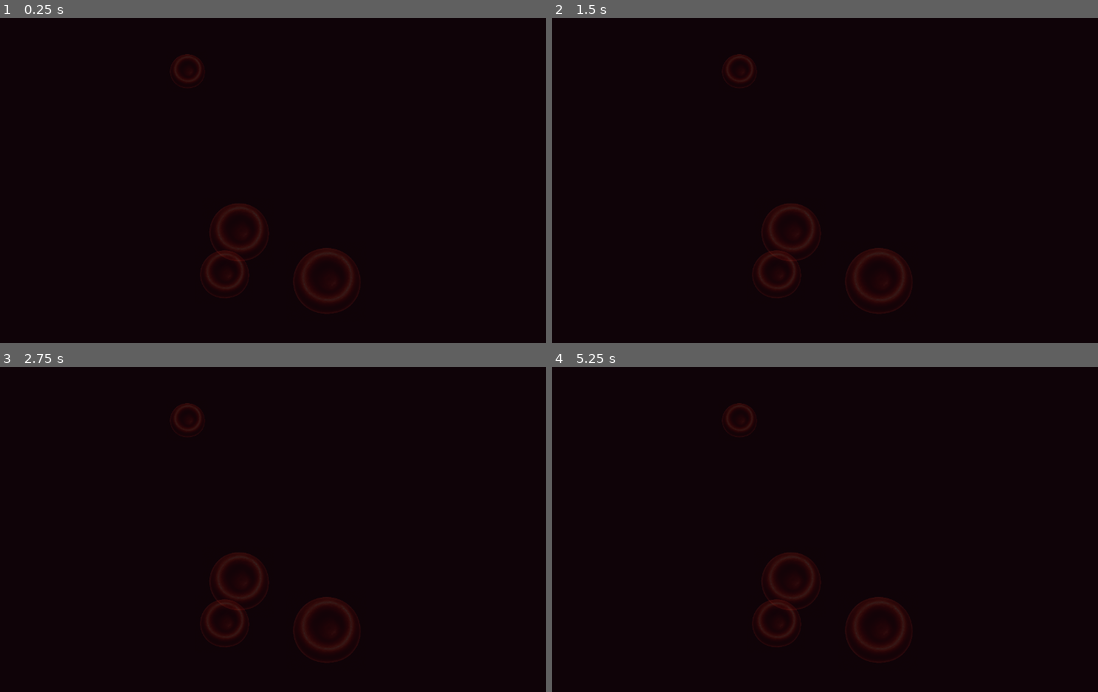
Above: before the commit, frames 1-4 (two rows, left to right).
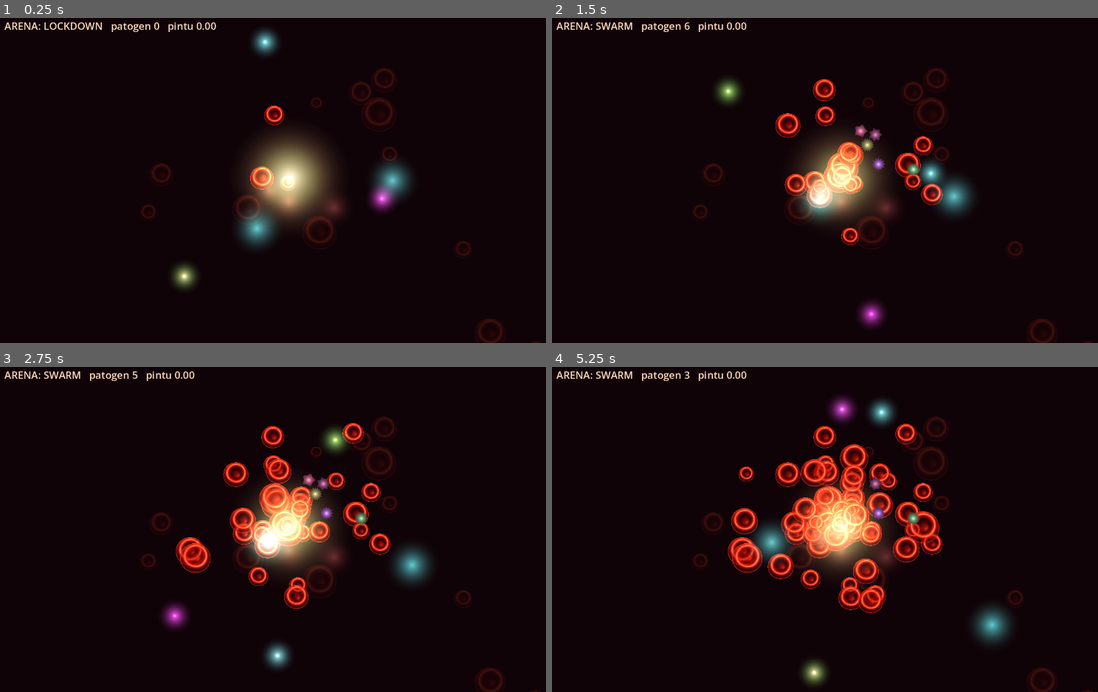
Above: after the commit, the same moments.

Repository: zamadye/Imunverse
Game: Godot game, scene res://arena.tscn
Same seed, same stepped clock (60 frames per second), same inputs: the game is played once before the commit and once after it.
Inputs:
- Up to frame 1 (0.25 s): no input
- Up to frame 2 (1.5 s): no input
- Up to frame 3 (2.75 s): no input
- Up to frame 4 (5.25 s): no input

The runs differ from the first frame. In frame 1, 9.2% of the frame differs, in the area x 0-99%, y 1-100%; in frame 2, 10%; in frame 3, 12%; in frame 4, 15%.
Error before the commit: Parse Error: Cannot infer the type of "pos2" variable because the value doesn't have a set type. (res://spring_ring.gd:47)
Error after the commit: Invalid assignment of property or key 'normal_map' with value of type 'ImageTexture' on a base object of type 'CanvasTexture'. (res://arena.gd:74)

Commit message:
PARITY SILUET Godot: badan additive + bintang duri per keluarga patogen (FAM_SPIKES/FAM_COL == JS attire), guard check-6 parity, fix inferensi GDScript spring_ring; snapshot slice regenerasi
Co-authored-by: arena-agent <297053741+arena-agent@users.noreply.github.com>

Diff:
--- a/godot/arena/arena.gd
+++ b/godot/arena/arena.gd
@@ -281,14 +281,33 @@
 	if state_label:
 		state_label.text = "ARENA: %s   patogen %d   pintu %.2f" % [sim.state.to_upper(), alive, sim.open_amt]
 
+# PARITY SILUET (js/render/pathogen-attire.js): keluarga patogen = bintang duri
+# + badan bercahaya; jumlah duri & warna per keluarga sama dengan sisi JS.
+const FAM_SPIKES: Array = [12, 9, 5, 16, 7, 22]
+const FAM_COL: Array = [
+	Color(0.59, 0.33, 0.75), Color(0.77, 0.33, 0.28), Color(0.77, 0.33, 0.51),
+	Color(0.63, 0.59, 0.35), Color(0.59, 0.27, 0.47), Color(0.43, 0.63, 0.43),
+]
+
+func _star_points(n: int, r_in: float, r_out: float) -> PackedVector2Array:
+	var pts := PackedVector2Array()
+	for i in range(n * 2):
+		var a := float(i) * TAU / float(n * 2)
+		var rr := r_out if i % 2 == 0 else r_in
+		pts.append(Vector2(cos(a), sin(a)) * rr)
+	return pts
+
 func _spawn_enemies() -> void:
 	for i in 6:
-		var e := Sprite2D.new()
-		e.texture = glow_tex
-		e.modulate = Color(0.95, 0.35, 0.3, 1.0)
-		e.scale = Vector2(0.5, 0.5)
+		var fi: int = i % FAM_SPIKES.size()
+		var h := Node2D.new()
+		var spike := Polygon2D.new()
+		spike.polygon = _star_points(int(FAM_SPIKES[fi]), 20.0, 29.0)
+		spike.color = FAM_COL[fi].darkened(0.45)
+		h.add_child(spike)
+		_add_glow(h, FAM_COL[fi].lightened(0.3), 0.85)  # badan bercahaya (additive)
 		var aa := randf_range(0, TAU)
 		var rr := float(sim.radius_at(aa)) * randf_range(0.35, 0.72)
-		e.position = center + Vector2(cos(aa), sin(aa)) * rr
-		add_child(e)
-		enemies.append(e)
+		h.position = center + Vector2(cos(aa), sin(aa)) * rr
+		add_child(h)
+		enemies.append(h)
--- a/godot/arena/guard.gd
+++ b/godot/arena/guard.gd
@@ -85,5 +85,19 @@
 	print("GUARD pilar MENOLAK entitas: %s" % ["OK" if pill_ok else "FAIL"])
 	if not pill_ok:
 		fails += 1
+	# 6) PARITY SILUET: bintang duri Godot == grammar js/render/pathogen-attire.js
+	var ascr: Script = load("res://arena.gd")
+	var probe: Node2D = ascr.new()
+	var star: PackedVector2Array = probe._star_points(9, 10.0, 14.0)
+	var smax := 0.0
+	var smin := 1e9
+	for q in star:
+		smax = maxf(smax, q.length())
+		smin = minf(smin, q.length())
+	var star_ok: bool = star.size() == 18 and smax / smin > 1.2 and probe.FAM_SPIKES.size() == 6
+	print("GUARD PARITY SILUET duri Godot==JS (titik=%d rasio=%.2f keluarga=%d): %s" % [star.size(), smax / smin, probe.FAM_SPIKES.size(), "OK" if star_ok else "FAIL"])
+	if not star_ok:
+		fails += 1
+	probe.free()
 	print("GUARD_TOTAL_FAIL=%d" % fails)
 	quit(1 if fails > 0 else 0)
--- a/godot/arena/spring_ring.gd
+++ b/godot/arena/spring_ring.gd
@@ -44,7 +44,7 @@
 		var pos := center + Vector2(cos(a), sin(a)) * r
 		# panjang segmen LOKAL (jarak ke tetangga) — rapat di pinch, renggang di kantung
 		var q: Dictionary = sim.pts[(i + 1) % sim.N]
-		var pos2 := center + Vector2(cos(q.a), sin(q.a)) * q.r
+		var pos2: Vector2 = center + Vector2(cos(float(q.a)), sin(float(q.a))) * float(q.r)
 		var seg_len: float = pos.distance_to(pos2) * 1.45
 		var s: Sprite2D = segs[i]
 		s.position = pos
Not shown, changed: docs/vision-snapshot/godot-arena-1.jpg
Not shown, changed: docs/vision-snapshot/godot-arena-2.jpg
